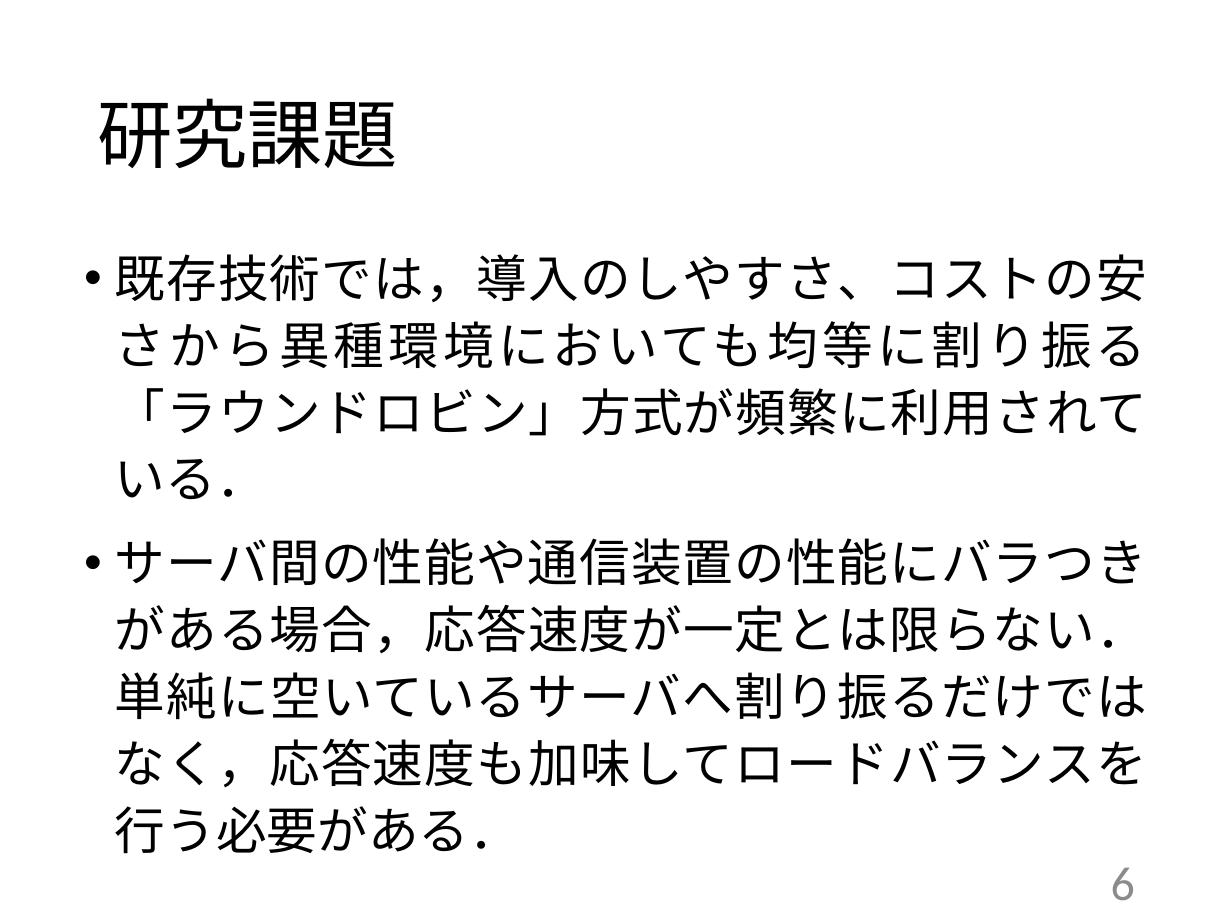
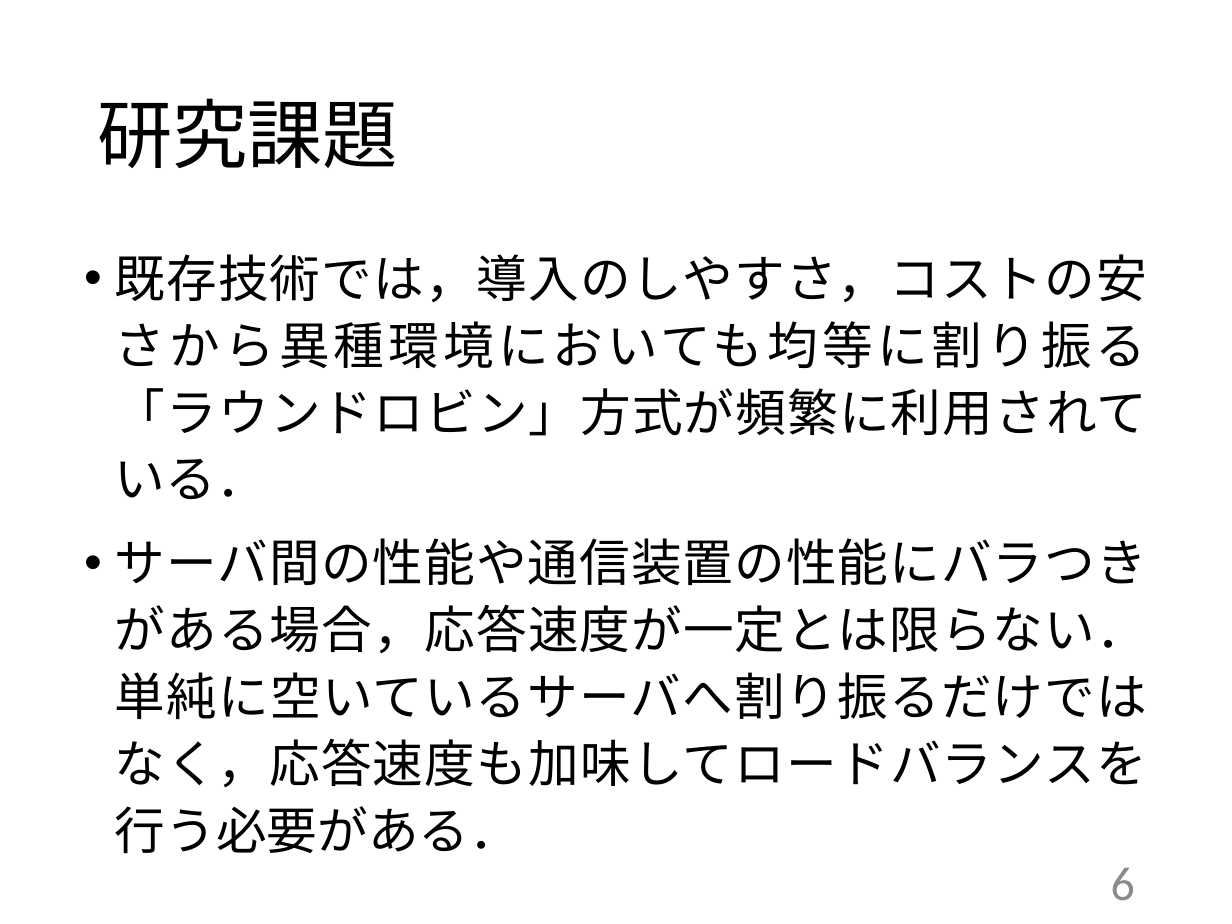
Before and after one commit to kait-takanolab/1821086_matsuo_thesis, a slide deck: slide 6 of 発表用/1821086_卒業研究発表会.pptx. Drawn at 1232x924 pixels with LibreOffice and Linux fonts; fonts in the diff are those of the drawing. Boxes give left, top, right and bottom in pixels: in the first picture for what was removed or moved away, otherwise in the second. Text is boxed around its words. In the diff, an @@ line names an element or a change of style, - is before the commit and + after.

```diff
--- a/発表用/1821086_卒業研究発表会.pptx
+++ b/発表用/1821086_卒業研究発表会.pptx
@@ text at (115, 254, 1147, 499): text changed @@
-• 既存技術では，導入のしやすさ、コストの安さから異種環境においても均等に割り振る「ラウンドロビン」方式が頻繁に利用されている．
+• 既存技術では，導入のしやすさ，コストの安さから異種環境においても均等に割り振る「ラウンドロビン」方式が頻繁に利用されている．
```
Also in this commit, not shown: 4 other slides changed, 3 other files.
